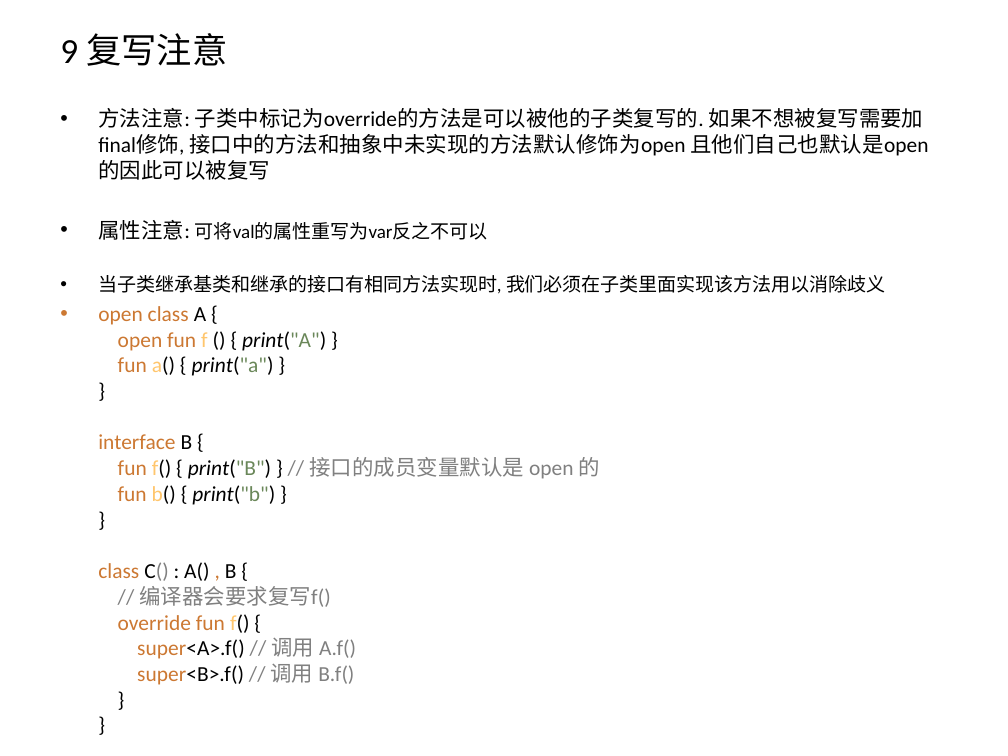
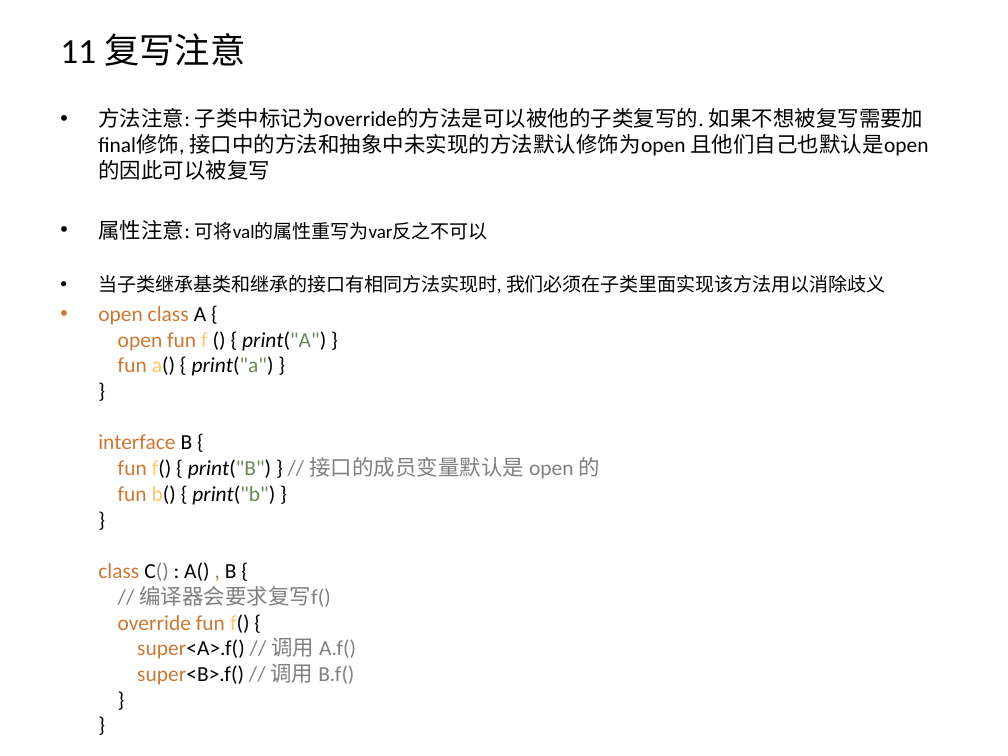
Before and after one commit to zxf2871/KotlinStudy, a slide deck: slide 23 of Kotlin初探.pptx. Drawn at 1008x756 pixels with LibreOffice and Linux fonts; fonts in the diff are those of the drawing. Boxes give left, top, right and bottom in pixels: in the first picture for what was removed or moved away, otherwise in the second. Text is boxed around its words. In the diff, an @@ line names an element or a change of style, - is before the commit and + after.

```diff
--- a/Kotlin初探.pptx
+++ b/Kotlin初探.pptx
@@ title at (60, 33, 245, 66): text changed @@
-9 复写注意
+11 复写注意
```
Also in this commit, not shown: 11 other slides changed, 4 slides added, 1 slide removed, 1 other file.
